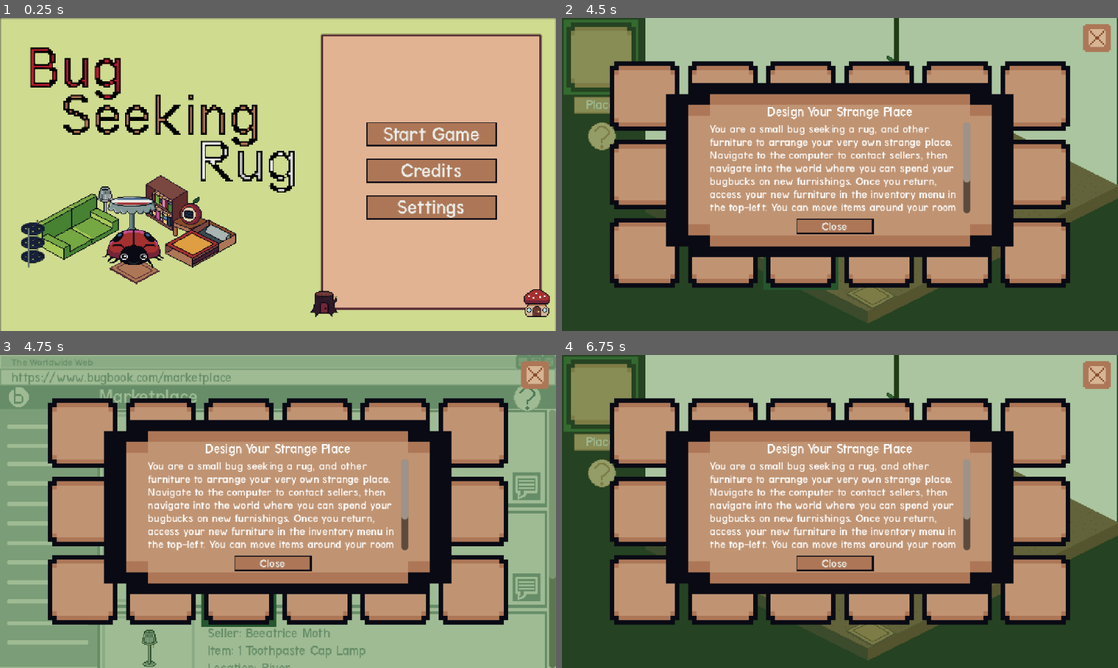
Above: before the commit, frames 1-4 (two rows, left to right).
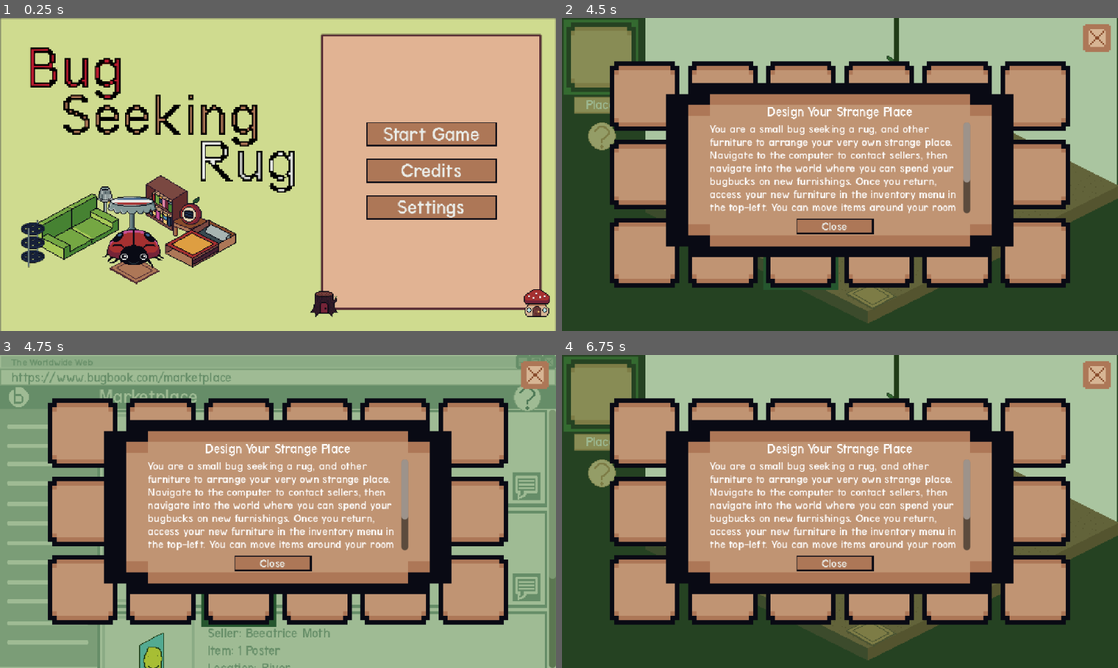
Above: after the commit, the same moments.

Repository: colejparker/brackeysgamejam2026_1
Game: Godot game, scene res://src/game.tscn
Same seed, same stepped clock (60 frames per second), same inputs: the game is played once before the commit and once after it.
Inputs (mouse positions are in pixels of both pictures, inside the frame that each line leads up to):
- Up to frame 1 (0.25 s): no input
- Up to frame 2 (4.5 s): click "Start Game" at 0.5 s; click (600, 55) at 1.25 s; click "Place" at 2 s; click (600, 136) at 2.75 s; tap Enter at 3.5 s; move the mouse to (812, 237) at 3.52 s; hold Up (moveUp) from 3.53 s (still down); tap R (rotate) at 3.6 s; click (812, 237) at 3.67 s; tap Space at 4.25 s; move the mouse to (1006, 221) at 4.27 s; tap Shift (snapToGrid) at 4.35 s
- Up to frame 3 (4.75 s): keep holding Up (moveUp)
- Up to frame 4 (6.75 s): release Up (moveUp) at 5 s; click (1090, 486) at 5.02 s; tap Enter at 5.75 s; move the mouse to (673, 464) at 5.77 s; hold Left (moveLeft) from 5.78 s (still down); tap Q (stash) at 5.85 s; tap Space at 6.5 s; move the mouse to (867, 511) at 6.52 s; tap R (rotate) at 6.6 s; click (867, 511) at 6.67 s

Frames 1-2 are identical in both runs. In frame 3, 0.7% of the frame differs, in the area x 25-66%, y 87-100%; in frame 4, nothing differs.

Commit message:
New Items

Diff:
--- /dev/null
+++ b/brackeysgamejam-2026-1/src/global/Furniture(Resources)/poptab.tres
@@ -0,0 +1,11 @@
+[gd_resource type="Resource" script_class="FurnitureData" format=3 uid="uid://budh6xjddfk12"]
+
+[ext_resource type="Script" uid="uid://d016a04k3j3ob" path="res://src/global/Furniture(Resources)/FurnitureData.gd" id="1_r8guo"]
+[ext_resource type="Texture2D" uid="uid://bijeb7vvkcdky" path="res://assets/sprites/poptab.png" id="2_r8guo"]
+
+[resource]
+script = ExtResource("1_r8guo")
+is_wall = true
+name = "Pop Tab"
+texture = ExtResource("2_r8guo")
+metadata/_custom_type_script = "uid://d016a04k3j3ob"
--- /dev/null
+++ b/brackeysgamejam-2026-1/src/global/Furniture(Resources)/stamp.tres
@@ -0,0 +1,11 @@
+[gd_resource type="Resource" script_class="FurnitureData" format=3 uid="uid://chnodgn22xi8j"]
+
+[ext_resource type="Script" uid="uid://d016a04k3j3ob" path="res://src/global/Furniture(Resources)/FurnitureData.gd" id="1_mx4k4"]
+[ext_resource type="Texture2D" uid="uid://bhg45vr2c5ds1" path="res://assets/sprites/stamp.png" id="2_mx4k4"]
+
+[resource]
+script = ExtResource("1_mx4k4")
+is_wall = true
+name = "Stamp"
+texture = ExtResource("2_mx4k4")
+metadata/_custom_type_script = "uid://d016a04k3j3ob"
--- a/brackeysgamejam-2026-1/src/global/game.gd
+++ b/brackeysgamejam-2026-1/src/global/game.gd
@@ -83,6 +83,8 @@
 	preload("res://src/global/Furniture(Resources)/creamerplant.tres"),
 	preload("res://src/global/Furniture(Resources)/leafchair.tres"),
 	preload("res://src/global/Furniture(Resources)/popsiclebench.tres"),
+	preload("res://src/global/Furniture(Resources)/poptab.tres"),
+	preload("res://src/global/Furniture(Resources)/stamp.tres"),
 ]
 
 func prepare_furniture_catalog():
Binary file added: brackeysgamejam-2026-1/assets/sprites/poptab.png
Not shown, added: brackeysgamejam-2026-1/assets/sprites/poptab.png.import
Binary file added: brackeysgamejam-2026-1/assets/sprites/poptab.wall.aseprite
Binary file added: brackeysgamejam-2026-1/assets/sprites/stamp.png
Not shown, added: brackeysgamejam-2026-1/assets/sprites/stamp.png.import
Binary file added: brackeysgamejam-2026-1/assets/sprites/stamp.wall.aseprite
